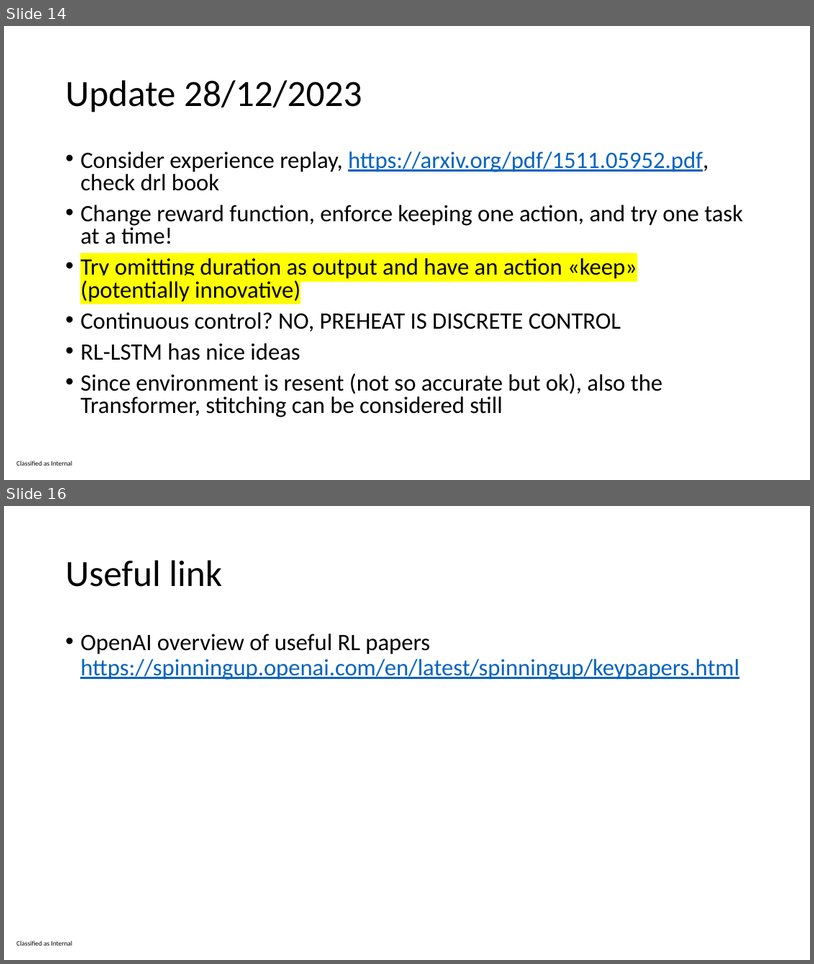
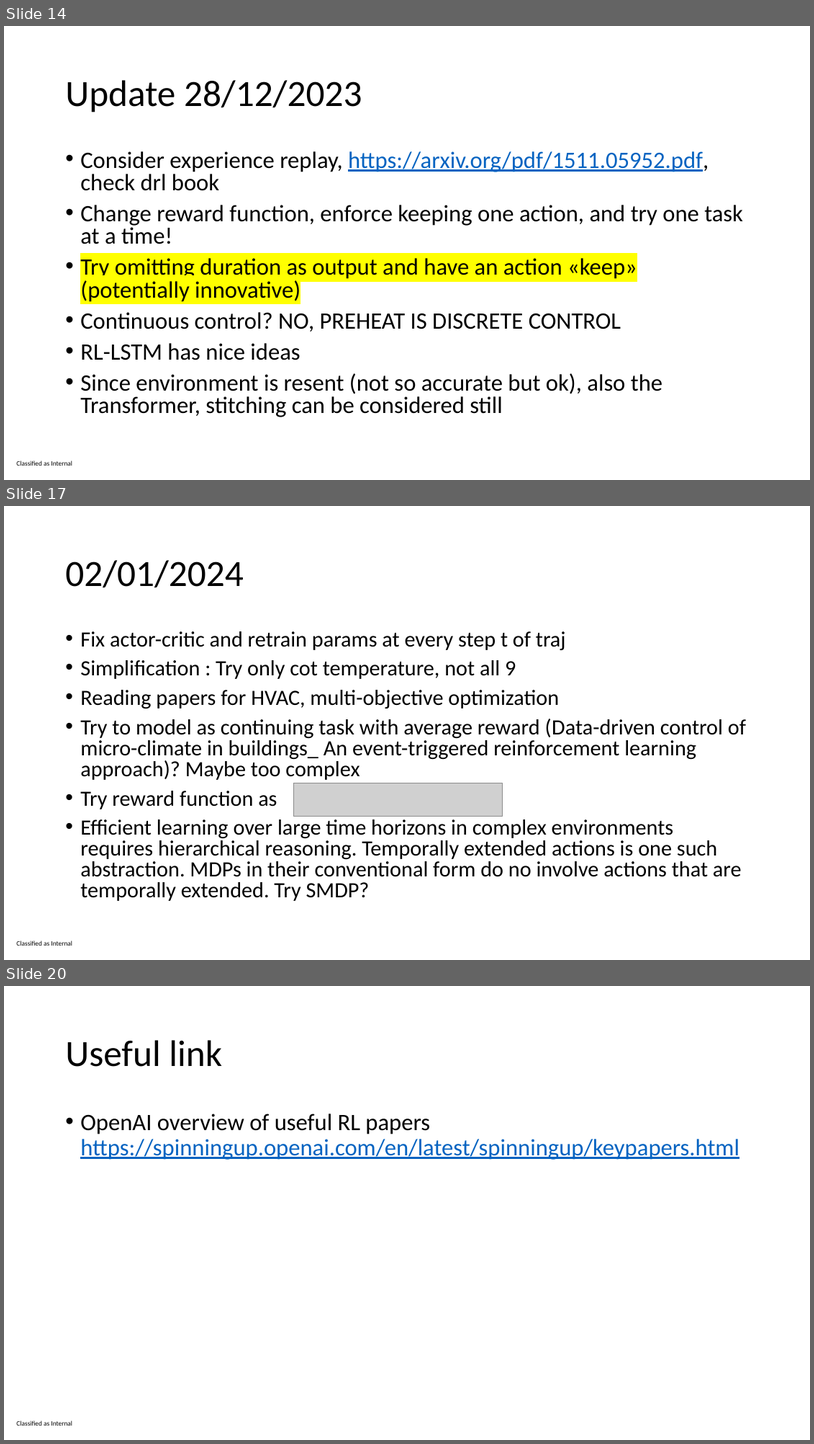
Before and after one commit to ImolaFodor/offline-rl-thesis, a slide deck: thesis proposal planning pre-heat.pptx. Shown one above the other, each under a label of ours: slides 14 and 16 before the commit, slides 14, 17 and 20 after it; the slides between them are not shown. The pictures are 814x964 and 814x1444 pixels, drawn with LibreOffice and Linux fonts; fonts in the diff are those of the drawing; grey boxes stand for pictures. Boxes give left, top, right and bottom in pixels: in the first picture for what was removed or moved away, otherwise in the second. Text is boxed around its words. In the diff, an @@ line names an element or a change of style, - is before the commit and + after.

```diff
--- a/thesis proposal planning pre-heat.pptx
+++ b/thesis proposal planning pre-heat.pptx
@@ slide 17 added at [4,506,810,960], background #FFFFFF; not listed: 1 template element that a slide beside it also shows @@
@@ title added at [65,560,244,588], 44 pt, text #000000 @@
+02/01/2024
@@ text added at [80,631,746,901], 25.9 pt, text #000000 @@
+• Fix actor-critic and retrain params at every step t of traj
+• Simplification : Try only cot temperature, not all 9
+• Reading papers for HVAC, multi-objective optimization
+• Try to model as continuing task with average reward (Data-driven control of micro-climate in buildings_ An event-triggered reinforcement learning approach)? Maybe too complex
+• Try reward function as
+• Efficient learning over large time horizons in complex environments requires hierarchical reasoning. Temporally extended actions is one such abstraction. MDPs in their conventional form do no involve actions that are temporally extended. Try SMDP?
@@ picture added at [293,783,502,816] @@
@@ what was slide 16 is now slide 20 @@
```
Also in this commit, not shown: 1 slide changed, 3 other slides added.
